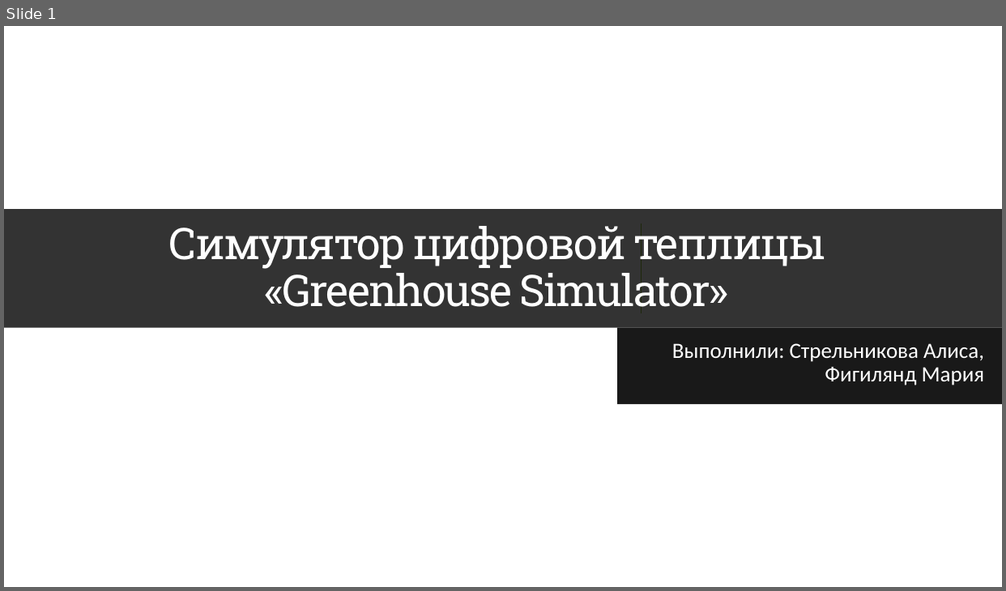
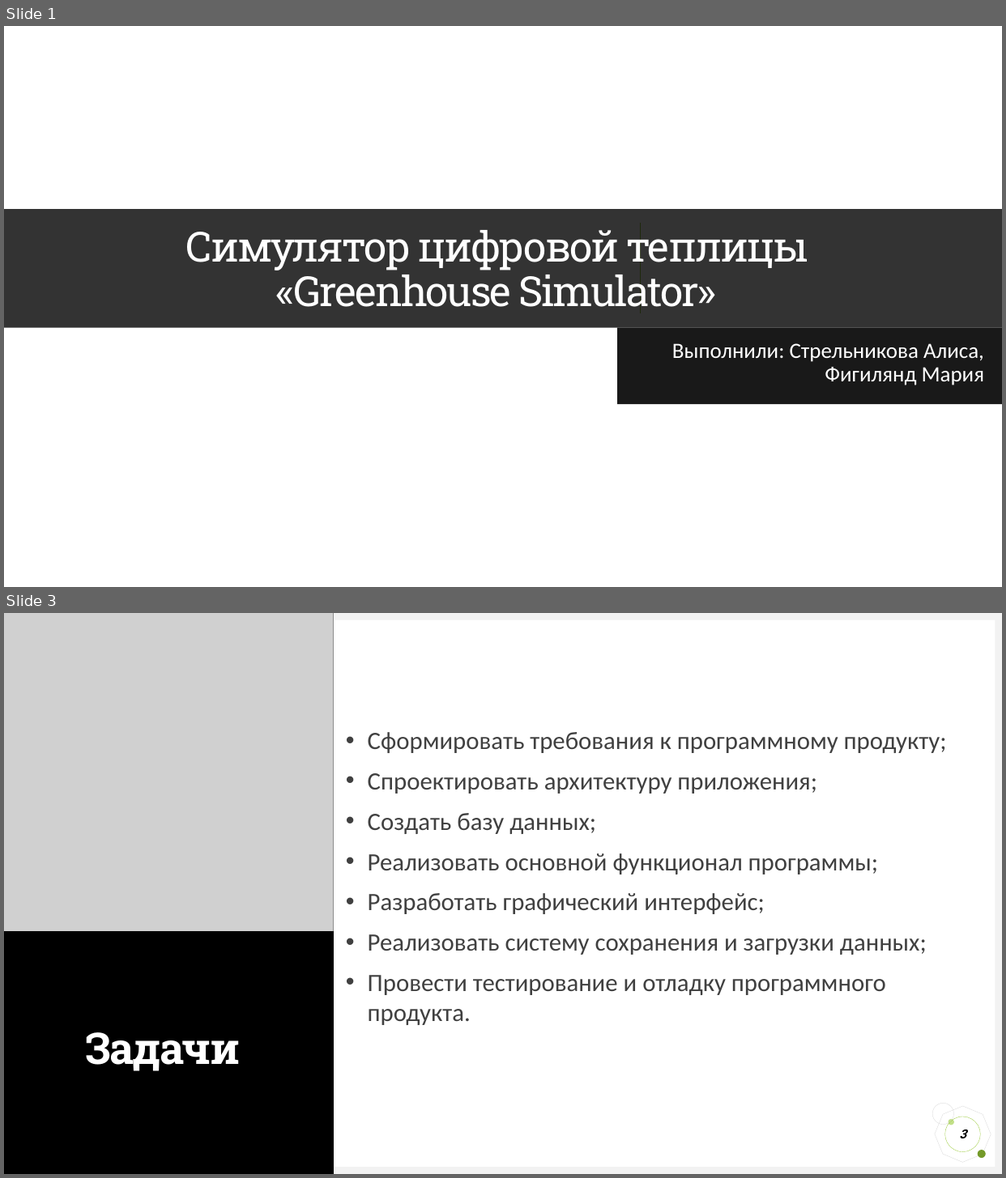
Before and after one commit to TenebressA1/GreenhouseSimulator, a slide deck: Презентация_Greenhouse.pptx. Shown one above the other, each under a label of ours: slide 1 before the commit, slides 1 and 3 after it; the slides between them are not shown. The pictures are 1006x591 and 1006x1178 pixels, drawn with LibreOffice and Linux fonts; fonts in the diff are those of the drawing; grey boxes stand for pictures; background and template pictures are left out. Boxes give left, top, right and bottom in pixels: in the first picture for what was removed or moved away, otherwise in the second. Text is boxed around its words. In the diff, an @@ line names an element or a change of style, - is before the commit and + after.

```diff
--- a/Презентация_Greenhouse.pptx
+++ b/Презентация_Greenhouse.pptx
@@ slide 3 added at box(4, 613, 1002, 1174), background #FFFFFF @@
@@ rectangle added at box(4, 613, 1002, 619), fill #F2F2F2 @@
@@ rectangle added at box(4, 613, 11, 1174), fill #F2F2F2 @@
@@ picture added at box(4, 613, 334, 931) @@
@@ rectangle added at box(995, 613, 1002, 1174), fill #F2F2F2 @@
@@ text added at box(368, 732, 947, 1025), 24 pt, text #404040 @@
+• Сформировать требования к программному продукту;
+• Спроектировать архитектуру приложения;
+• Создать базу данных;
+• Реализовать основной функционал программы;
+• Разработать графический интерфейс;
+• Реализовать систему сохранения и загрузки данных;
+• Провести тестирование и отладку программного продукта.
@@ title added at box(4, 931, 334, 1174), fill #000000, 42 pt, text #FFFFFF, bold @@
+Задачи
@@ rectangle added at box(727, 1117, 928, 1152), fill #FFFFFF, outline #FFFFFF 1 pt @@
@@ octagon added at box(929, 1101, 996, 1168), outline #D9D9D9 0.25 pt @@
@@ ellipse added at box(932, 1103, 953, 1124), outline #D9D9D9 0.25 pt @@
@@ page number added at box(945, 1117, 980, 1152), outline #9ACB39 0.25 pt, 12 pt, text #000000, bold, italic @@
+3
@@ ellipse added at box(948, 1119, 954, 1125), fill #C2E088 @@
@@ rectangle added at box(4, 1168, 1002, 1174), fill #F2F2F2 @@
@@ ellipse added at box(978, 1151, 987, 1159), fill #749A29 @@
@@ slide 1 changed as well @@
@@ title "Симулятор цифровой теплицы «Greenhouse Simulator»" at box(4, 209, 1002, 328): size 42 to 40 pt @@
@@ line (641, 224) - (641, 314): stroke #9ACB39 0.5 pt to #9ACB39 0.75 pt @@
```
Also in this commit, not shown: 12 other slides changed, 3 other slides added, 11 slides removed, 1 other file.
